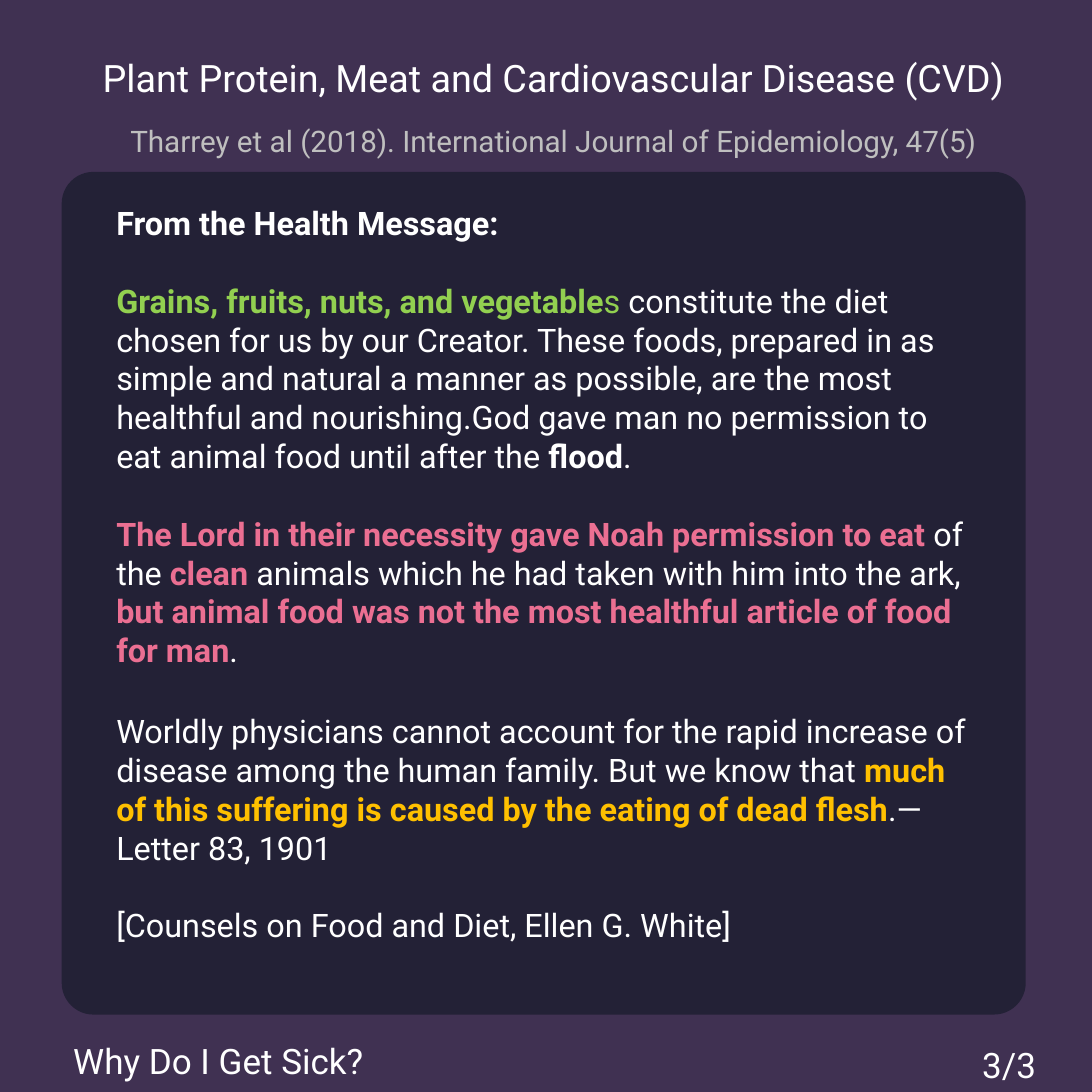
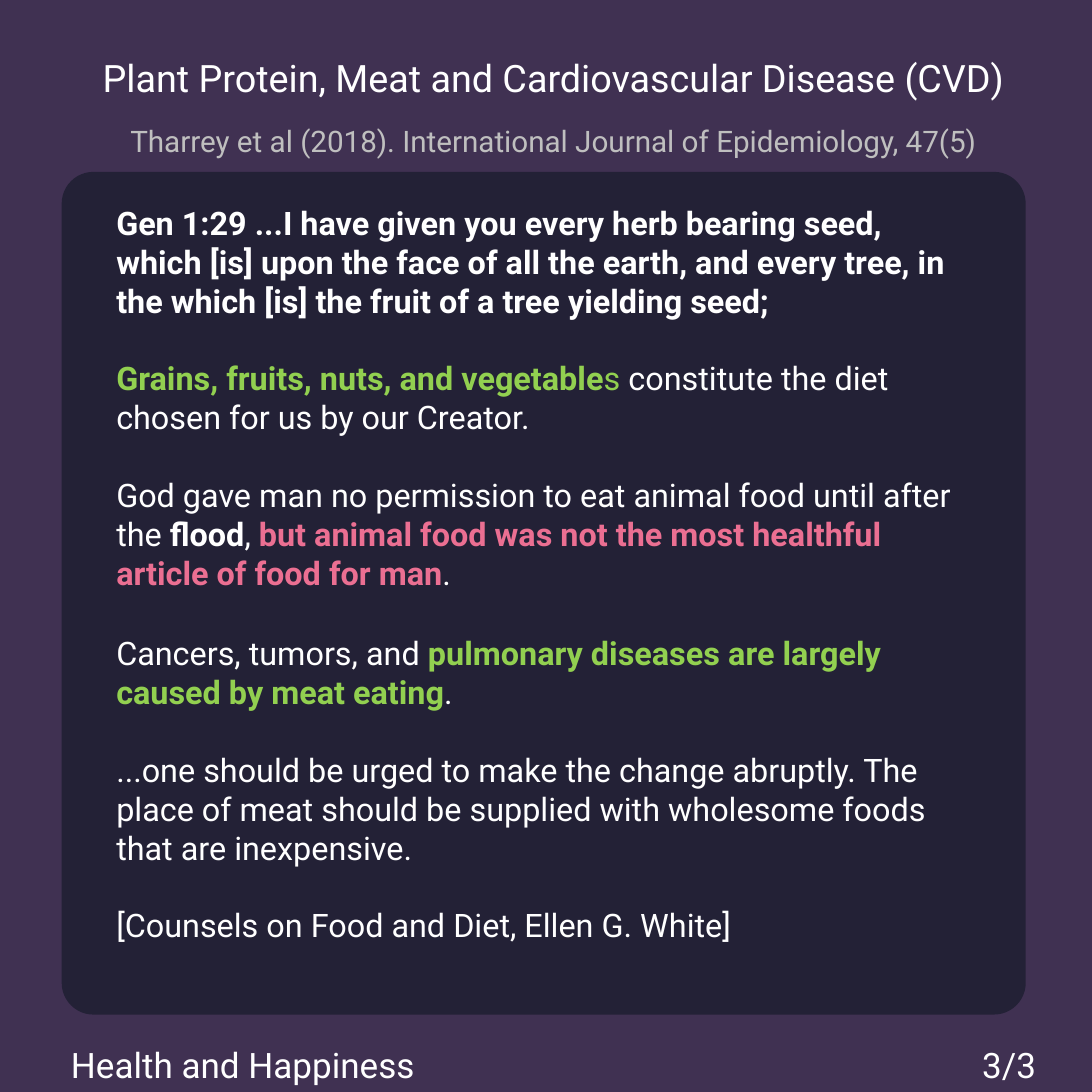
Before and after one commit to msimbao/counselsonlifestyle, a slide deck: slide 3 of posts/MeatVsPlansCVD/slides.pptx. Drawn at 1092x1092 pixels with LibreOffice and Linux fonts; fonts in the diff are those of the drawing. Boxes give left, top, right and bottom in pixels: in the first picture for what was removed or moved away, otherwise in the second. Text is boxed around its words. In the diff, an @@ line names an element or a change of style, - is before the commit and + after.

```diff
--- a/posts/MeatVsPlansCVD/slides.pptx
+++ b/posts/MeatVsPlansCVD/slides.pptx
@@ text at (x1=116, y1=210, x2=950, y2=867): text changed; bold on @@
-From the Health Message:
-Grains, fruits, nuts, and vegetables constitute the diet chosen for us by our Creator. These foods, prepared in as simple and natural a manner as possible, are the most healthful and nourishing.God gave man no permission to eat animal food until after the flood.
-The Lord in their necessity gave Noah permission to eat of the clean animals which he had taken with him into the ark, but animal food was not the most healthful article of food for man.
-Worldly physicians cannot account for the rapid increase of disease among the human family. But we know that much of this suffering is caused by the eating of dead flesh.—Letter 83, 1901
+Gen 1:29 ...I have given you every herb bearing seed, which [is] upon the face of all the earth, and every tree, in the which [is] the fruit of a tree yielding seed;
+Grains, fruits, nuts, and vegetables constitute the diet chosen for us by our Creator.
+God gave man no permission to eat animal food until after the flood, but animal food was not the most healthful article of food for man.
+Cancers, tumors, and pulmonary diseases are largely caused by meat eating.
+...one should be urged to make the change abruptly. The place of meat should be supplied with wholesome foods that are inexpensive.
@@ text removed at (x1=73, y1=1047, x2=363, y2=1082) @@
-Why Do I Get Sick?
@@ text added at (x1=71, y1=1051, x2=414, y2=1085), 26 pt, text #FFFFFF @@
+Health and Happiness
```
Also in this commit, not shown: 2 other slides changed, 12 other files.
